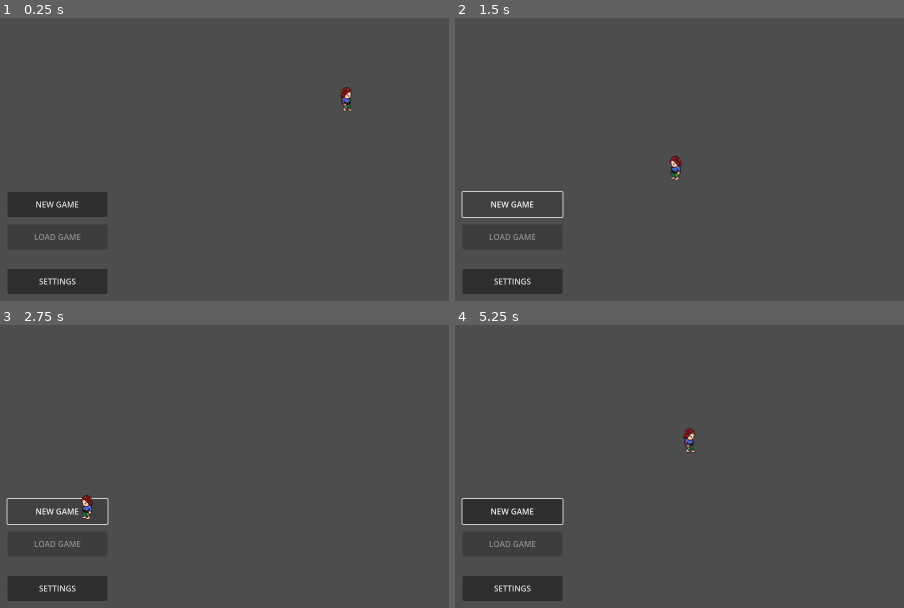
Above: before the commit, frames 1-4 (two rows, left to right).
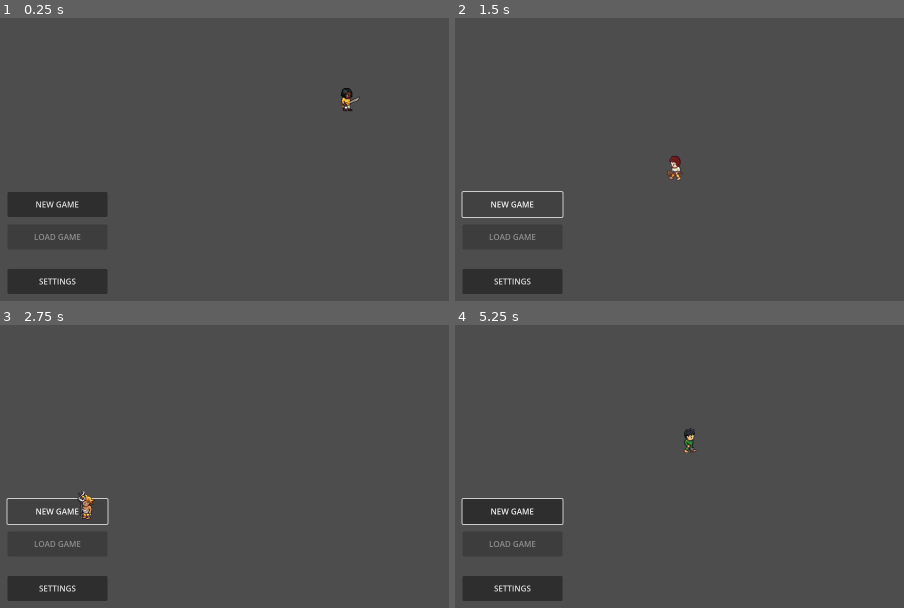
Above: after the commit, the same moments.

Repository: Stotina-Games/3
Game: Godot game, scene res://scenes/main.tscn
Same seed, same stepped clock (60 frames per second), same inputs: the game is played once before the commit and once after it.
Inputs (mouse positions are in pixels of both pictures, inside the frame that each line leads up to):
- Up to frame 1 (0.25 s): no input
- Up to frame 2 (1.5 s): click "SETTINGS" at 0.5 s; click "NEW GAME" at 1.25 s
- Up to frame 3 (2.75 s): click "NEW GAME" at 2 s
- Up to frame 4 (5.25 s): click "NEW GAME" at 2.75 s; tap Enter at 3.5 s; move the mouse to (outside the picture) at 3.52 s; move the mouse to (675, 429) at 4.27 s; tap Space at 5 s; move the mouse to (outside the picture) at 5.02 s

The runs differ from the first frame. In frame 1, 0.2% of the frame differs, in the area x 75-80%, y 24-33%; in frame 2, 0.2%; in frame 3, 0.2%, in the area x 17-22%, y 58-69%; in frame 4, 0.2%.

Commit message:
change looks on demand

Diff:
--- a/characters/_base_character.gd
+++ b/characters/_base_character.gd
@@ -7,19 +7,12 @@
 
 var max_speed = 300
 
-var SPRITESHEETS = {
+static var SPRITESHEETS = {
 	BODY = {
 		PLAYER_BODY_LIGHT = preload ("res://assets/characters/player/player-body-light.png"),
 		PLAYER_BODY_AMBER = preload ("res://assets/characters/player/player-body-amber.png"),
 		PLAYER_BODY_OLIVE = preload ("res://assets/characters/player/player-body-olive.png"),
 		PLAYER_BODY_BLACK = preload ("res://assets/characters/player/player-body-black.png"),
-
-		MONSTER_FLYING_WOLFMAN = preload ("res://assets/characters/flying-wolfman.png"),
-		MONSTER_FRANKENSTAIN = preload ("res://assets/characters/frankenstain.png"),
-		MONSTER_GREEN_PIGMAN = preload ("res://assets/characters/green-pigman.png"),
-		MONSTER_MINOTAUR = preload ("res://assets/characters/minotaur.png"),
-		MONSTER_RATMAN = preload ("res://assets/characters/ratman.png"),
-		MONSTER_WOLFMAN = preload ("res://assets/characters/wolfman.png"),
 	},
 
 	WOUND = {
@@ -101,6 +94,33 @@
 		PLAYER_HAIR_SPIKED_REDHEAD = preload ("res://assets/characters/player/hair/player-hair-spiked-redhead.png"),
 		PLAYER_HAIR_SPIKED_WHITE = preload ("res://assets/characters/player/hair/player-hair-spiked-white.png"),
 	},
+
+	WEAPON = {
+		NONE = null,
+		CANE = preload ("res://assets/characters/weapons/cane.png"),
+		CLUB = preload ("res://assets/characters/weapons/club.png"),
+		CROSSBOW = preload ("res://assets/characters/weapons/crossbow.png"),
+		DRAGON_SPEAR = preload ("res://assets/characters/weapons/dragon-spear.png"),
+		FLAIL = preload ("res://assets/characters/weapons/flail.png"),
+		GLOWSWORD_BLUE = preload ("res://assets/characters/weapons/glowsword-blue.png"),
+		GLOWSWORD_RED = preload ("res://assets/characters/weapons/glowsword-red.png"),
+		HALBERD = preload ("res://assets/characters/weapons/halberd.png"),
+		LONGSWORD_2 = preload ("res://assets/characters/weapons/longsword2.png"),
+		LONGSWORD = preload ("res://assets/characters/weapons/longsword.png"),
+		MACE = preload ("res://assets/characters/weapons/mace.png"),
+		RAPIER = preload ("res://assets/characters/weapons/rapier.png"),
+		SABER = preload ("res://assets/characters/weapons/saber.png"),
+		SCIMITAR = preload ("res://assets/characters/weapons/scimitar.png"),
+		SCYTHE = preload ("res://assets/characters/weapons/scythe.png"),
+		SLINGSHOT = preload ("res://assets/characters/weapons/slingshot.png"),
+		SPEAR = preload ("res://assets/characters/weapons/spear.png"),
+		STAFF_DIAMOND = preload ("res://assets/characters/weapons/staff-diamond.png"),
+		STAFF_GNARLED = preload ("res://assets/characters/weapons/staff-gnarled.png"),
+		STAFF_LOOP = preload ("res://assets/characters/weapons/staff-loop.png"),
+		STAFF_S = preload ("res://assets/characters/weapons/staff-S.png"),
+		STAFF_SIMPLE = preload ("res://assets/characters/weapons/staff-simple.png"),
+		TRIDENT = preload ("res://assets/characters/weapons/trident.png"),
+	}
 }
 
 func spriteCoordinatesSequential(size: Vector2, from_coordinate: Vector2, count: int, offset=Vector2.ZERO):
@@ -116,10 +136,10 @@
 	return {size = size, coordinates = coordinates, offset = offset}
 
 var ANIMATION_SPRITESHEET_COORDINATES = {
-	IDLE_UP = spriteCoordinatesSequential(Vector2(64, 64), Vector2(0, 0), 1),
-	IDLE_LEFT = spriteCoordinatesSequential(Vector2(64, 64), Vector2(0, 1), 1),
-	IDLE_DOWN = spriteCoordinatesSequential(Vector2(64, 64), Vector2(0, 2), 1),
-	IDLE_RIGHT = spriteCoordinatesSequential(Vector2(64, 64), Vector2(0, 3), 1),
+	IDLE_UP = spriteCoordinatesSequential(Vector2(64, 64), Vector2(0, 8), 1),
+	IDLE_LEFT = spriteCoordinatesSequential(Vector2(64, 64), Vector2(0, 9), 1),
+	IDLE_DOWN = spriteCoordinatesSequential(Vector2(64, 64), Vector2(0, 10), 1),
+	IDLE_RIGHT = spriteCoordinatesSequential(Vector2(64, 64), Vector2(0, 11), 1),
 
 	CAST_UP = spriteCoordinatesSequential(Vector2(64, 64), Vector2(0, 0), 7),
 	CAST_LEFT = spriteCoordinatesSequential(Vector2(64, 64), Vector2(0, 1), 7),
@@ -157,6 +177,8 @@
 	INTERACT_DOWN = spriteCoordinatesNonSequential(Vector2(64, 64), Vector2(0, 6), [0, 1, 2, 4, 4, 2, 4, 2, 3, 1]),
 	INTERACT_RIGHT = spriteCoordinatesNonSequential(Vector2(64, 64), Vector2(0, 7), [0, 1, 2, 4, 4, 2, 4, 2, 3, 1]),
 }
+
+@onready var rng = RandomNumberGenerator.new();
 
 @onready var body_animated_sprite_2d: AnimatedSprite2D = $CompositeAnimatedSprite/Body_AnimatedSprite2D
 @onready var hair_animated_sprite_2d: AnimatedSprite2D = $CompositeAnimatedSprite/Hair_AnimatedSprite2D
@@ -164,15 +186,50 @@
 @onready var pants_animated_sprite_2d: AnimatedSprite2D = $CompositeAnimatedSprite/Pants_AnimatedSprite2D
 @onready var belt_animated_sprite_2d: AnimatedSprite2D = $CompositeAnimatedSprite/Belt_AnimatedSprite2D
 @onready var wound_animated_sprite_2d: AnimatedSprite2D = $CompositeAnimatedSprite/Wound_AnimatedSprite2D
+@onready var weapon_animated_sprite_2d: AnimatedSprite2D = $CompositeAnimatedSprite/Weapon_AnimatedSprite2D
 
 var SELECTED_SPRITESHEETS = {
 	BODY = SPRITESHEETS.BODY.PLAYER_BODY_LIGHT,
-	WOUND = SPRITESHEETS.WOUND.PLAYER_WOUND_ARM,
-	BELT = SPRITESHEETS.BELT.PLAYER_CLOTHES_BELT_BLACK,
-	PANTS = SPRITESHEETS.PANTS.PLAYER_CLOTHES_PANTS_GREEN,
-	SHIRT = SPRITESHEETS.SHIRT.PLAYER_CLOTHES_SHIRT_LONGSLEEVE_BLUE,
-	HAIR = SPRITESHEETS.HAIR.PLAYER_HAIR_CURLY_REDHEAD,
+	WOUND = null,
+	BELT = null,
+	PANTS = null,
+	SHIRT = null,
+	HAIR = null,
+	WEAPON = null,
 }
+
+func select_random_looks():
+	var selected_spritesheets = {}
+
+	var possible_Bodies: Array = SPRITESHEETS.BODY.keys()
+	var random_BODY = possible_Bodies[rng.randi_range(0, possible_Bodies.size()-1)]
+	selected_spritesheets.BODY = SPRITESHEETS.BODY.get(random_BODY)
+
+	var possible_Wounds: Array = SPRITESHEETS.WOUND.keys()
+	var random_WOUND = possible_Wounds[rng.randi_range(0, possible_Wounds.size()-1)]
+	selected_spritesheets.WOUND = SPRITESHEETS.WOUND.get(random_WOUND)
+
+	var possible_Belts: Array = SPRITESHEETS.BELT.keys()
+	var random_BELT = possible_Belts[rng.randi_range(0, possible_Belts.size()-1)]
+	selected_spritesheets.BELT = SPRITESHEETS.BELT.get(random_BELT)
+
+	var possible_Pants: Array = SPRITESHEETS.PANTS.keys()
+	var random_PANTS = possible_Pants[rng.randi_range(0, possible_Pants.size()-1)]
+	selected_spritesheets.PANTS = SPRITESHEETS.PANTS.get(random_PANTS)
+
+	var possible_Shirts: Array = SPRITESHEETS.SHIRT.keys()
+	var random_SHIRT = possible_Shirts[rng.randi_range(0, possible_Shirts.size()-1)]
+	selected_spritesheets.SHIRT = SPRITESHEETS.SHIRT.get(random_SHIRT)
+
+	var possible_Hairs: Array = SPRITESHEETS.HAIR.keys()
+	var random_HAIR = possible_Hairs[rng.randi_range(0, possible_Hairs.size()-1)]
+	selected_spritesheets.HAIR = SPRITESHEETS.HAIR.get(random_HAIR)
+
+	var possible_Weapons: Array = SPRITESHEETS.WEAPON.keys()
+	var random_WEAPON = possible_Weapons[rng.randi_range(0, possible_Weapons.size()-1)]
+	selected_spritesheets.WEAPON = SPRITESHEETS.WEAPON.get(random_WEAPON)
+
+	SELECTED_SPRITESHEETS = selected_spritesheets;
 
 var previous_direction = "RIGHT"
 var previous_action = "IDLE"
@@ -227,6 +284,16 @@
 
 	return {action = action, direction = direction, animation = action + "_" + direction}
 
+func init_all_animated_sprites():
+	init_animated_sprite(body_animated_sprite_2d, SELECTED_SPRITESHEETS.BODY, ANIMATION_SPRITESHEET_COORDINATES)
+	init_animated_sprite(wound_animated_sprite_2d, SELECTED_SPRITESHEETS.WOUND, ANIMATION_SPRITESHEET_COORDINATES)
+	init_animated_sprite(belt_animated_sprite_2d, SELECTED_SPRITESHEETS.BELT, ANIMATION_SPRITESHEET_COORDINATES)
+	init_animated_sprite(pants_animated_sprite_2d, SELECTED_SPRITESHEETS.PANTS, ANIMATION_SPRITESHEET_COORDINATES)
+	init_animated_sprite(shirt_animated_sprite_2d, SELECTED_SPRITESHEETS.SHIRT, ANIMATION_SPRITESHEET_COORDINATES)
+	init_animated_sprite(hair_animated_sprite_2d, SELECTED_SPRITESHEETS.HAIR, ANIMATION_SPRITESHEET_COORDINATES)
+	init_animated_sprite(weapon_animated_sprite_2d, SELECTED_SPRITESHEETS.WEAPON, ANIMATION_SPRITESHEET_COORDINATES)
+	play_animation('WALK_LEFT')
+
 func init_animated_sprite(animated_sprite: AnimatedSprite2D, sprite_sheet: Texture2D, animations_coordinates: Dictionary):
 	# cleanup
 	for i in animated_sprite.sprite_frames.animations:
@@ -256,19 +323,13 @@
 	pants_animated_sprite_2d.play(animation_name)
 	shirt_animated_sprite_2d.play(animation_name)
 	hair_animated_sprite_2d.play(animation_name)
+	weapon_animated_sprite_2d.play(animation_name)
 
 func move_to(new_target: Vector2):
 	self.move_target = new_target
 
 func _ready() -> void:
-	print(SELECTED_SPRITESHEETS.BODY)
-	init_animated_sprite(body_animated_sprite_2d, SELECTED_SPRITESHEETS.BODY, ANIMATION_SPRITESHEET_COORDINATES)
-	init_animated_sprite(wound_animated_sprite_2d, SELECTED_SPRITESHEETS.WOUND, ANIMATION_SPRITESHEET_COORDINATES)
-	init_animated_sprite(belt_animated_sprite_2d, SELECTED_SPRITESHEETS.BELT, ANIMATION_SPRITESHEET_COORDINATES)
-	init_animated_sprite(pants_animated_sprite_2d, SELECTED_SPRITESHEETS.PANTS, ANIMATION_SPRITESHEET_COORDINATES)
-	init_animated_sprite(shirt_animated_sprite_2d, SELECTED_SPRITESHEETS.SHIRT, ANIMATION_SPRITESHEET_COORDINATES)
-	init_animated_sprite(hair_animated_sprite_2d, SELECTED_SPRITESHEETS.HAIR, ANIMATION_SPRITESHEET_COORDINATES)
-	play_animation('WALK_LEFT')
+	init_all_animated_sprites()
 
 # Called every frame. 'delta' is the elapsed time since the previous frame.
 func _process(_delta: float) -> void:
--- a/characters/_base_character.tscn
+++ b/characters/_base_character.tscn
@@ -19,6 +19,8 @@
 [sub_resource type="SpriteFrames" id="SpriteFrames_rxmxx"]
 
 [sub_resource type="SpriteFrames" id="SpriteFrames_v3jpp"]
+
+[sub_resource type="SpriteFrames" id="SpriteFrames_x8o60"]
 
 [node name="_BaseCharacter" type="CharacterBody2D"]
 script = ExtResource("1_v0er0")
@@ -52,3 +54,6 @@
 
 [node name="Wound_AnimatedSprite2D" type="AnimatedSprite2D" parent="CompositeAnimatedSprite"]
 sprite_frames = SubResource("SpriteFrames_v3jpp")
+
+[node name="Weapon_AnimatedSprite2D" type="AnimatedSprite2D" parent="CompositeAnimatedSprite"]
+sprite_frames = SubResource("SpriteFrames_x8o60")
--- a/scenes/main.gd
+++ b/scenes/main.gd
@@ -2,9 +2,12 @@
 
 @onready var showcase_player: _BaseCharacter = $ShowcasePlayer
 
-# Called when the node enters the scene tree for the first time.
+func change_player_looks():
+	showcase_player.select_random_looks()
+	showcase_player.init_all_animated_sprites()
+
 func _ready() -> void:
-	pass # Replace with function body.
+	change_player_looks()
 
 
 # Called every frame. 'delta' is the elapsed time since the previous frame.
@@ -14,3 +17,7 @@
 	var direction = (mouse_position - player_position).normalized()
 	showcase_player.move_to(mouse_position - (direction * 50))
 	pass
+
+
+func _on_new_game_pressed() -> void:
+	change_player_looks()
--- a/scenes/main.tscn
+++ b/scenes/main.tscn
@@ -6,7 +6,14 @@
 [node name="main" type="Node2D"]
 script = ExtResource("1_k47ek")
 
-[node name="Button" type="Button" parent="."]
+[node name="new_game" type="Button" parent="."]
+offset_left = 57.0
+offset_top = 634.0
+offset_right = 257.0
+offset_bottom = 684.0
+text = "NEW GAME"
+
+[node name="load_game" type="Button" parent="."]
 offset_left = 57.0
 offset_top = 699.0
 offset_right = 257.0
@@ -14,19 +21,14 @@
 disabled = true
 text = "LOAD GAME"
 
-[node name="Button2" type="Button" parent="."]
+[node name="settings" type="Button" parent="."]
 offset_left = 57.0
 offset_top = 788.0
 offset_right = 257.0
 offset_bottom = 838.0
 text = "SETTINGS"
 
-[node name="Button3" type="Button" parent="."]
-offset_left = 57.0
-offset_top = 634.0
-offset_right = 257.0
-offset_bottom = 684.0
-text = "NEW GAME"
-
 [node name="ShowcasePlayer" parent="." instance=ExtResource("1_0mll2")]
 position = Vector2(666, 436)
+
+[connection signal="pressed" from="new_game" to="." method="_on_new_game_pressed"]
Not shown: 1 places in characters/_base_character.tscn that only renumber resources
